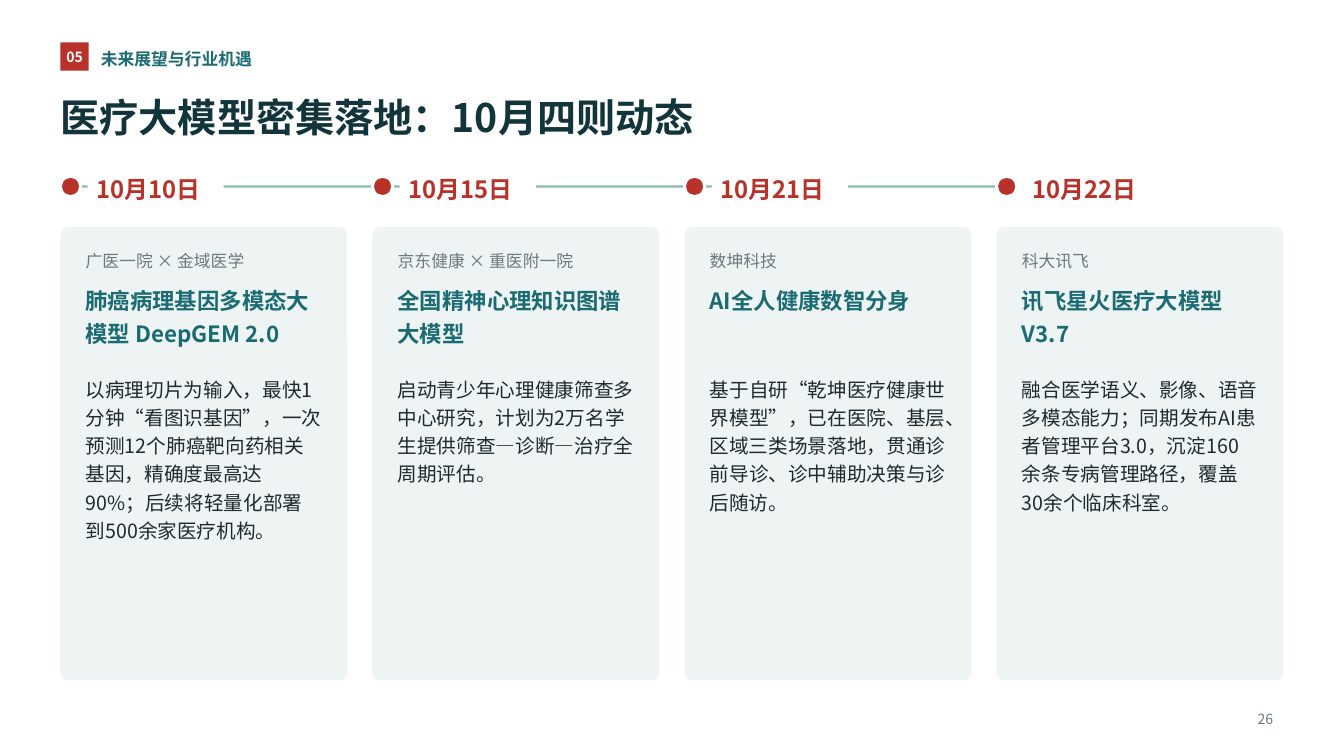
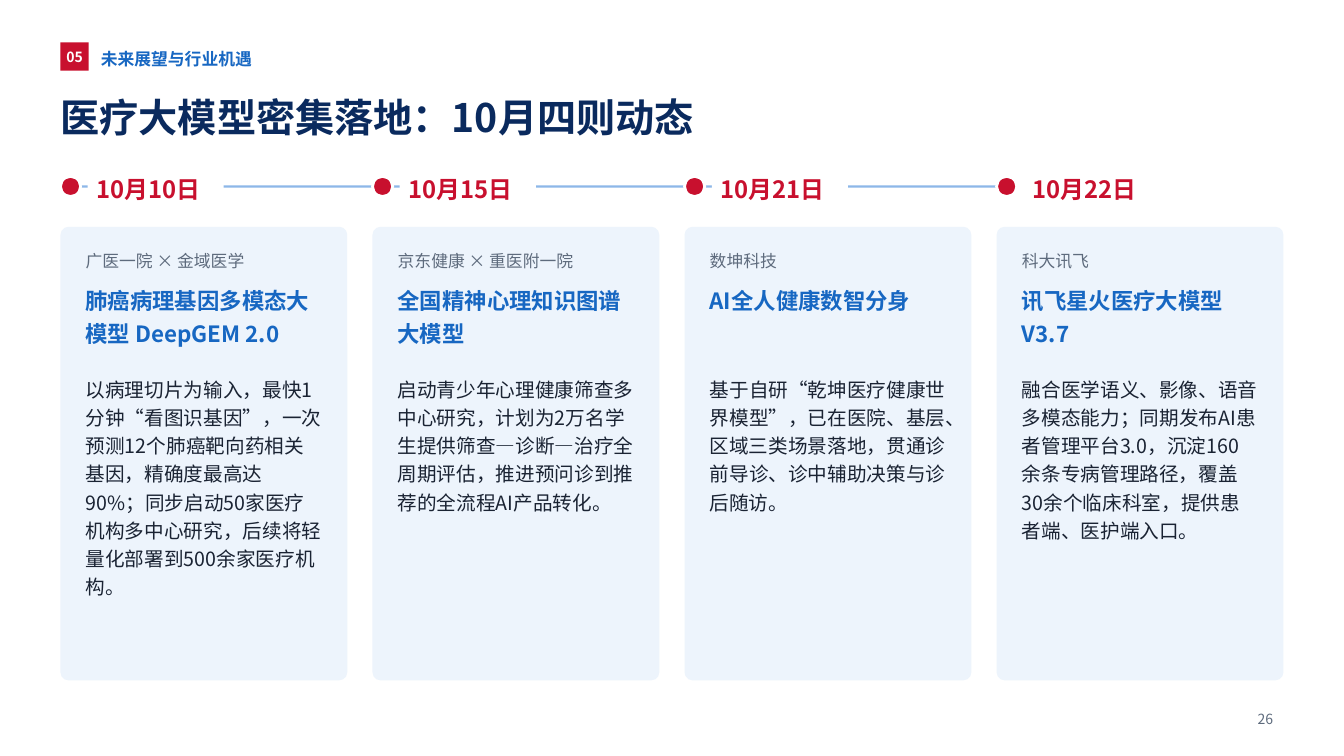
Before and after one commit to query11/test, a slide deck: slide 26 of AI新质生产力赋能中国式医疗现代化_优化版.pptx. Drawn at 1344x756 pixels with LibreOffice and Linux fonts; fonts in the diff are those of the drawing. Boxes give left, top, right and bottom in pixels: in the first picture for what was removed or moved away, otherwise in the second. Text is boxed around its words. In the diff, an @@ line names an element or a change of style, - is before the commit and + after.

```diff
--- a/AI新质生产力赋能中国式医疗现代化_优化版.pptx
+++ b/AI新质生产力赋能中国式医疗现代化_优化版.pptx
@@ title "医疗大模型密集落地：10月四则动态" at (60, 98, 693, 136): text colour #12343B to #0A2A5E @@
@@ fill #B8322A to #C8102E in 5 elements at (60, 42, 89, 71), (60, 176, 81, 197), (373, 176, 393, 197), (685, 176, 705, 197), (997, 176, 1017, 197) @@
@@ text colour #B8322A to #C8102E in 4 elements at (96, 179, 200, 200), (408, 179, 512, 200), (720, 179, 824, 200), (1032, 179, 1136, 200) @@
@@ line (71, 187) - (1007, 187): stroke #8DB8B2 1.5 pt to #8DB7E8 1.5 pt @@
@@ fill #EEF4F3 to #EDF4FC in 4 elements at (60, 227, 348, 681), (373, 227, 660, 681), (685, 227, 972, 681), (997, 227, 1285, 681) @@
@@ text colour #1B6B73 to #1767C2 in 5 elements at (101, 50, 252, 67), (86, 290, 309, 347), (398, 290, 621, 344), (710, 290, 910, 311), (1022, 290, 1223, 343) @@
@@ text at (86, 380, 322, 596): text changed; text colour #1F2A2E to #1A2333 @@
-以病理切片为输入，最快1分钟“看图识基因”，一次预测12个肺癌靶向药相关基因，精确度最高达90%；后续将轻量化部署到500余家医疗机构。
+以病理切片为输入，最快1分钟“看图识基因”，一次预测12个肺癌靶向药相关基因，精确度最高达90%；同步启动50家医疗机构多中心研究，后续将轻量化部署到500余家医疗机构。
@@ text at (398, 380, 634, 512): text changed; text colour #1F2A2E to #1A2333 @@
-启动青少年心理健康筛查多中心研究，计划为2万名学生提供筛查—诊断—治疗全周期评估。
+启动青少年心理健康筛查多中心研究，计划为2万名学生提供筛查—诊断—治疗全周期评估，推进预问诊到推荐的全流程AI产品转化。
@@ text at (1022, 380, 1258, 540): text changed; text colour #1F2A2E to #1A2333 @@
-融合医学语义、影像、语音多模态能力；同期发布AI患者管理平台3.0，沉淀160余条专病管理路径，覆盖30余个临床科室。
+融合医学语义、影像、语音多模态能力；同期发布AI患者管理平台3.0，沉淀160余条专病管理路径，覆盖30余个临床科室，提供患者端、医护端入口。
@@ text colour #6B7A7E to #5E6B7D in 5 elements at (86, 253, 244, 269), (398, 253, 573, 269), (710, 253, 777, 269), (1022, 253, 1089, 268), (1258, 713, 1274, 724) @@
```
Also in this commit, not shown: 34 other slides changed, 2 slides added, 1 slide removed.
